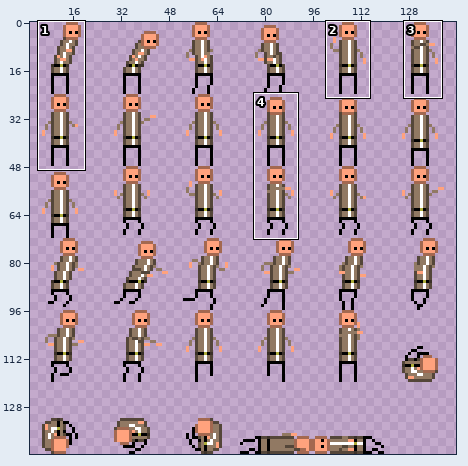
Edited in one commit: sprite sheet (characters/recruit/assets/recruit.png). The first picture is a wide view before the edit; the outline marks the close-up.
Close-up. First the earlier version:
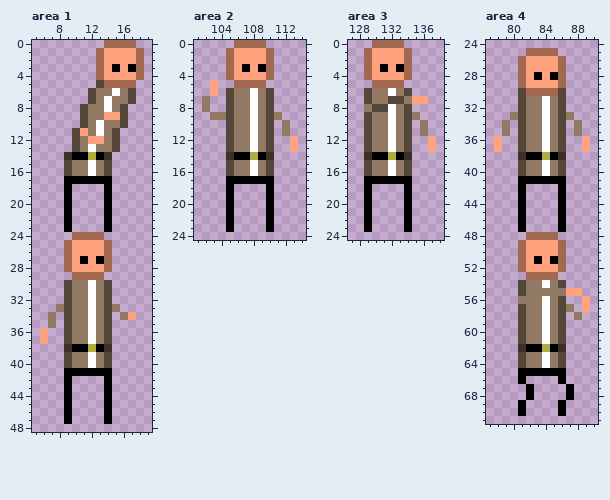
The file is 144x144 pixels. Colours within 5 levels of each other are drawn and written as one. Shown: area 1: x 5..19, y 0..48; area 2: x 101..114, y 0..24; area 3: x 127..138, y 0..24; area 4: x 77..90, y 24..71. The wide view leaves out empty margins. The commit also changed other parts of the picture, which this record leaves out.
After:
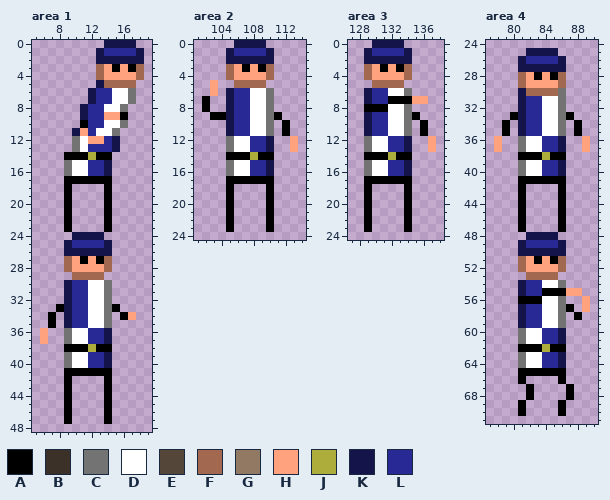
Palette (. is transparent): A #000000  B #3b3128  C #737373  D #ffffff  E #544639  F #a36850  G #917963  H #ffa27d  J #adad3b  K #14144a  L #292996
The edit:
Changed rows in their new state; - is an unchanged pixel.
Area 1:
first column x 9:
 0 -----KKKK-
 1 ----KLLLLK
 2 ----KKKKKK
 5 ----K-----
 6 ---KLL-DC-
 7 ---KLLDDC-
 8 --KLL-DC--
 9 --KLL--A--
10 --ALLDDC--
11 -K-L-DC---
12 -CD--LK---
13 -CDLLLK---
14 A----A----
15 CDDLLK----
16 CDDLLK----
first column x 9:
24 -KKKK-
25 KLLLLK
26 KKKKKK
first column x 7:
30 --KLL-DC--
31 --KLL-DC--
32 --KLL-DC--
33 -AKLL-DCA-
34 A-KLL-DC-A
35 A-KLL-DC--
36 --CDDLLK--
37 --CDDLLK--
38 --A----A--
39 --CDDLLK--
40 --CDDLLK--
Area 2:
first column x 105:
 0 -KKKK-
 1 KLLLLK
 2 KKKKKK
first column x 102:
 6 ---KLL-DC--
 7 A--KLL-DC--
 8 A--KLL-DC--
 9 -AAKLL-DCA-
10 ---KLL-DC-A
11 ---KLL-DC-A
12 ---CDDLLK--
13 ---CDDLLK--
14 ---A----A--
15 ---CDDLLK--
16 ---CDDLLK--
Area 3:
first column x 129:
 0 -KKKK-
 1 KLLLLK
 2 KKKKKK
first column x 129:
 6 KLL-DC--
 7 KLLAAA--
 8 AAA-DC--
 9 KLL-DCA-
10 KLL-DC-A
11 KLL-DC-A
12 CDDLLK--
13 CDDLLK--
14 A----A--
15 CDDLLK--
16 CDDLLK--
Area 4:
first column x 79:
25 ---KKKK---
26 --KLLLLK--
27 --KKKKKK--
30 --K----C--
31 --KLL-DC--
32 --KLL-DC--
33 -AKLL-DCA-
34 A-KLL-DC-A
35 A-KLL-DC-A
36 --CDDLLK--
37 --CDDLLK--
38 --A----A--
39 --CDDLLK--
40 --CDDLLK--
first column x 81:
48 -KKKK-
49 KLLLLK
50 KKKKKK
first column x 81:
54 KLL-DC--
55 KLLAAA--
56 AAA-DC--
57 KLL-DCA-
58 KLL-DC-A
59 KLL-DC--
60 CDDLLK--
61 CDDLLK--
62 A----A--
63 CDDLLK--
64 CDDLLK--
